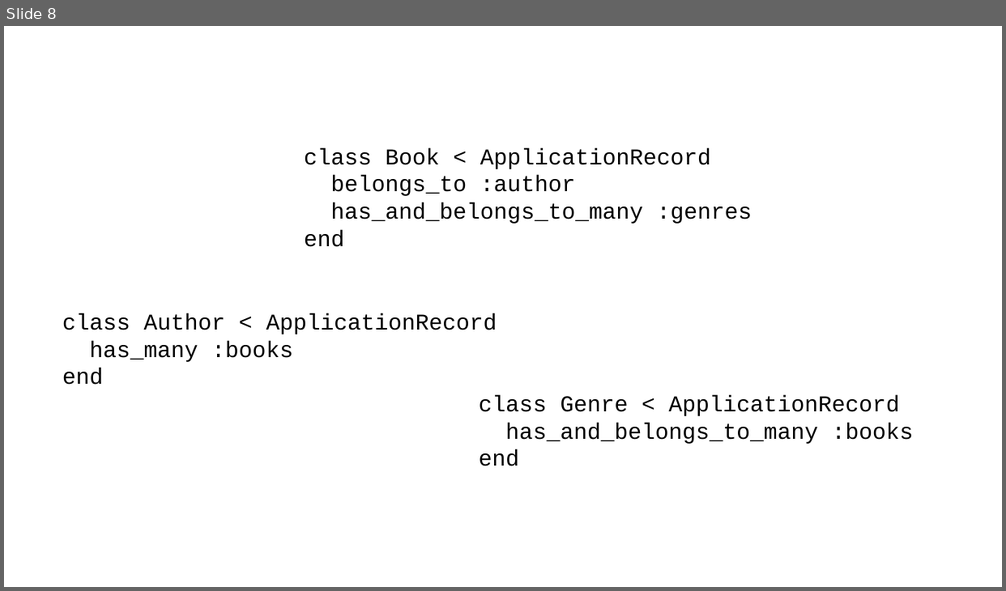
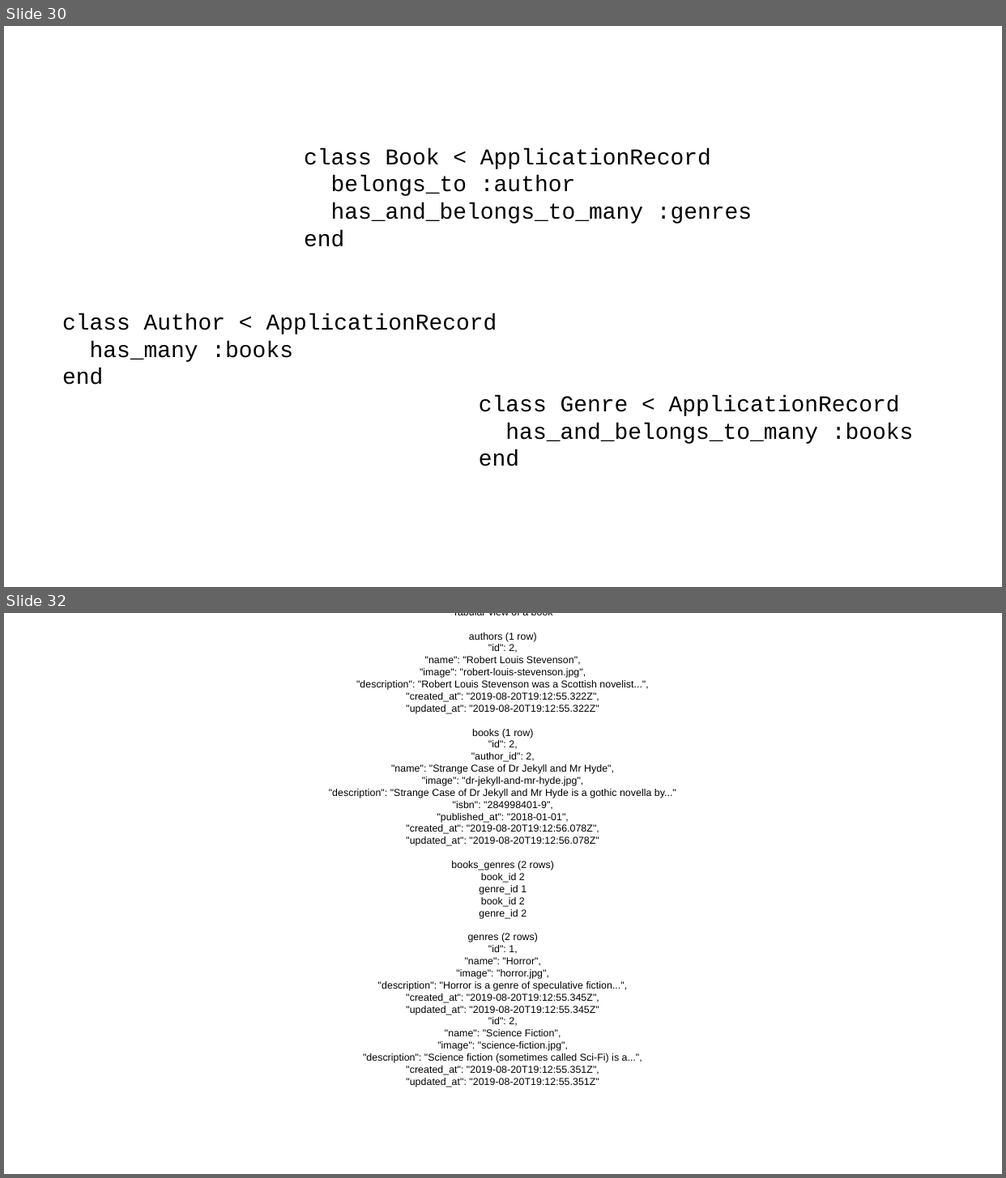
Before and after one commit to chriscressman/architecting-a-search-feature, a slide deck: presentation.odp. Shown one above the other, each under a label of ours: slide 8 before the commit, slides 30 and 32 after it; the slides between them are not shown. The pictures are 1006x591 and 1006x1178 pixels, drawn with LibreOffice and Linux fonts; fonts in the diff are those of the drawing. Boxes give left, top, right and bottom in pixels: in the first picture for what was removed or moved away, otherwise in the second. Text is boxed around its words. In the diff, an @@ line names an element or a change of style, - is before the commit and + after.

Commit message:
update presentation slides

```diff
--- a/presentation.odp
+++ b/presentation.odp
@@ slide 32 added at bbox=[4, 613, 1002, 1174], background #FFFFFF @@
@@ subtitle added at bbox=[329, 632, 676, 1088], 8 pt, text #000000 @@
+Tabular view of a book
+authors (1 row)
+"id": 2,
+"name": "Robert Louis Stevenson",
+"image": "robert-louis-stevenson.jpg",
+"description": "Robert Louis Stevenson was a Scottish novelist...",
+"created_at": "2019-08-20T19:12:55.322Z",
+"updated_at": "2019-08-20T19:12:55.322Z"
+books (1 row)
+"id": 2,
+"author_id": 2,
+"name": "Strange Case of Dr Jekyll and Mr Hyde",
+"image": "dr-jekyll-and-mr-hyde.jpg",
+"description": "Strange Case of Dr Jekyll and Mr Hyde is a gothic novella by..."
+"isbn": "284998401-9",
+"published_at": "2018-01-01",
+"created_at": "2019-08-20T19:12:56.078Z",
+"updated_at": "2019-08-20T19:12:56.078Z"
+books_genres (2 rows)
+book_id 2
+genre_id 1
+book_id 2
+genre_id 2
+genres (2 rows)
+"id": 1,
+"name": "Horror",
+"image": "horror.jpg",
+"description": "Horror is a genre of speculative fiction...",
+"created_at": "2019-08-20T19:12:55.345Z",
+"updated_at": "2019-08-20T19:12:55.345Z"
+"id": 2,
+"name": "Science Fiction",
+"image": "science-fiction.jpg",
+"description": "Science fiction (sometimes called Sci-Fi) is a...",
+"created_at": "2019-08-20T19:12:55.351Z",
+"updated_at": "2019-08-20T19:12:55.351Z"
@@ what was slide 8 is now slide 30 @@
```
Also in this commit, not shown: 64 other slides added, 4 slides removed.
